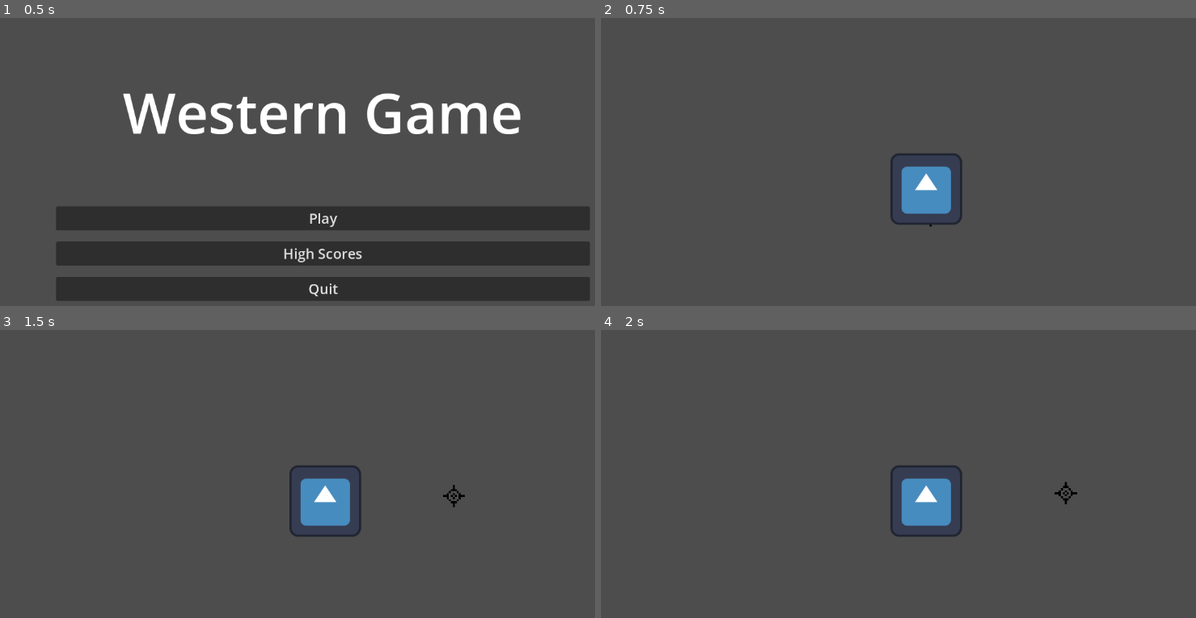
Above: before the commit, frames 1-4 (two rows, left to right).
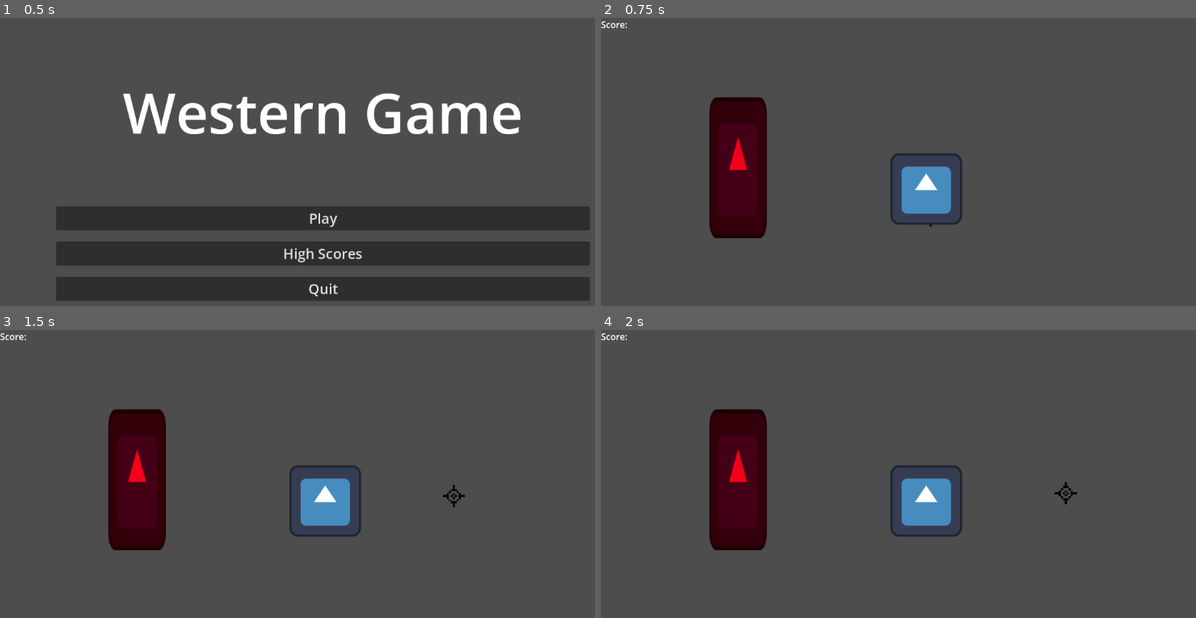
Above: after the commit, the same moments.

Repository: milksake/Western
Game: Godot game, scene res://Scenes/main_menu.tscn
Two runs of this game, one before a commit and one after it. Both use one fixed random seed, a clock stepped at 60 frames per second and the inputs below. The engine's default icon, where the game draws it, is replaced by a stand-in: a white triangle on a blue panel in a dark square.
Inputs (mouse positions are in pixels of both pictures, inside the frame that each line leads up to):
- Up to frame 1 (0.5 s): no input
- Up to frame 2 (0.75 s): click "Play" at 0.5 s
- Up to frame 3 (1.5 s): tap Enter at 1.25 s; move the mouse to (464, 494) at 1.27 s; click (464, 494) at 1.35 s
- Up to frame 4 (2 s): no input

Frame 1 is identical in both runs. In frame 2, 4.7% of the frame differs, in the area x 0-28%, y 1-77%; in frame 3, 4.7%; in frame 4, 4.7%.

Commit message:
Enemy interface and base for points

Diff:
--- a/Scenes/Game/game.gd
+++ b/Scenes/Game/game.gd
@@ -1,7 +1,9 @@
 extends Node2D
 
 @onready var reload: Node2D = $Reload
-var points : int = 0
+@onready var aim: Area2D = $Aim
+
+var score : int = 0
 func _ready() -> void:
 	pass
 
@@ -9,12 +11,15 @@
 func _process(delta: float) -> void:
 	pass
 
+func _on_reload_left_action(state: int) -> void:
+	if state > -1:
+		var overlapping_areas = aim.get_overlapping_areas()
+		if overlapping_areas and overlapping_areas[0].has_method("take_damage"):
+			overlapping_areas[0].take_damage()
+	else:
+		print("No bullet")
 
-func _on_reload_left_action(state: int) -> void:
+func _on_enemy_is_shot(points: Variant) -> void:
+	score += points
+	$Label.text = str("Score: ", score)
 	pass # Replace with function body.
-
-func _on_reload_middle_action(state: int) -> void:
-	pass # Replace with function body.
-
-func _on_reload_right_action(state: int) -> void:
-	pass # Replace with function body.
--- a/Scenes/game.tscn
+++ b/Scenes/game.tscn
@@ -1,9 +1,10 @@
-[gd_scene load_steps=8 format=3 uid="uid://jc3w602ha0tq"]
+[gd_scene load_steps=9 format=3 uid="uid://jc3w602ha0tq"]
 
 [ext_resource type="Script" uid="uid://nse6hmkv1nyu" path="res://Scenes/Game/game.gd" id="1_ebmjs"]
 [ext_resource type="Texture2D" uid="uid://bvcjc5vjxn78v" path="res://Sprites/aim.png" id="2_qxrlw"]
 [ext_resource type="Script" uid="uid://ccxi2so5h3jbd" path="res://Scripts/aim.gd" id="2_wrm1d"]
 [ext_resource type="Script" uid="uid://ft8fqon6sls4" path="res://Scripts/enemy.gd" id="4_3dryh"]
+[ext_resource type="Texture2D" uid="uid://wfk0xgx4c554" path="res://icon.svg" id="5_i6g32"]
 [ext_resource type="PackedScene" uid="uid://bf1pulsdnklvs" path="res://Scenes/reload.tscn" id="5_wowpa"]
 
 [sub_resource type="CircleShape2D" id="CircleShape2D_ebmjs"]
@@ -27,19 +28,29 @@
 scale = Vector2(3.58, 3.58)
 texture = ExtResource("2_qxrlw")
 
-[node name="Enemy" type="Area2D" parent="."]
+[node name="Enemy" type="Area2D" parent="." groups=["enemy"]]
 position = Vector2(244, 265)
 script = ExtResource("4_3dryh")
 
 [node name="Sprite2D" type="Sprite2D" parent="Enemy"]
+modulate = Color(0.9523234, 0, 0.1151075, 1)
+position = Vector2(0.49999332, 2.9999962)
+scale = Vector2(0.8046874, 1.96875)
+texture = ExtResource("5_i6g32")
 
 [node name="CollisionShape2D" type="CollisionShape2D" parent="Enemy"]
 shape = SubResource("CapsuleShape2D_qxrlw")
 
 [node name="Reload" parent="." instance=ExtResource("5_wowpa")]
 
+[node name="Label" type="Label" parent="."]
+offset_right = 40.0
+offset_bottom = 23.0
+text = "Score: "
+
 [connection signal="area_entered" from="Enemy" to="Enemy" method="_on_area_entered"]
 [connection signal="area_exited" from="Enemy" to="Enemy" method="_on_area_exited"]
+[connection signal="is_shot" from="Enemy" to="." method="_on_enemy_is_shot"]
 [connection signal="left_action" from="Reload" to="." method="_on_reload_left_action"]
 [connection signal="middle_action" from="Reload" to="." method="_on_reload_middle_action"]
 [connection signal="right_action" from="Reload" to="." method="_on_reload_right_action"]
--- a/Scripts/enemy.gd
+++ b/Scripts/enemy.gd
@@ -1,6 +1,9 @@
 extends Area2D
 
 var is_aimed : bool = false
+var points : int = 100
+var health : int = 10
+signal is_shot(points)
 
 # Called when the node enters the scene tree for the first time.
 func _ready() -> void:
@@ -9,13 +12,13 @@
 
 # Called every frame. 'delta' is the elapsed time since the previous frame.
 func _process(delta: float) -> void:
-	if Input.is_action_just_pressed("click"):
-		take_damage()
 	pass
 
-func take_damage():
+func take_damage(damage: int):
 	if is_aimed:
-		print("You did it!!")
+		health -= damage
+		if check_if_dead():
+			is_shot.emit(points)
 
 func _on_area_entered(area: Area2D) -> void:
 	if area.is_in_group("player"):
@@ -26,3 +29,8 @@
 	if area.is_in_group("player"):
 		is_aimed = false
 	pass # Replace with function body.
+
+func check_if_dead() -> bool:
+	if health < 0:
+		return true
+	return false
Binary file added: Sprites/cylinder.png
Not shown, added: Sprites/cylinder.png.import
